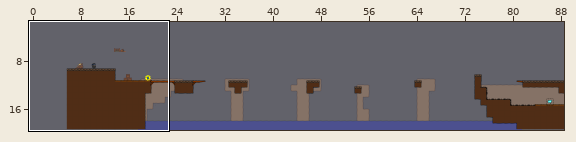
Two versions of a level (Tiled map, raw/levelconverter/maps/l16.tmx). The first picture is a wide view before the edit; the outline marks the close-up.
Close-up. Before the commit:
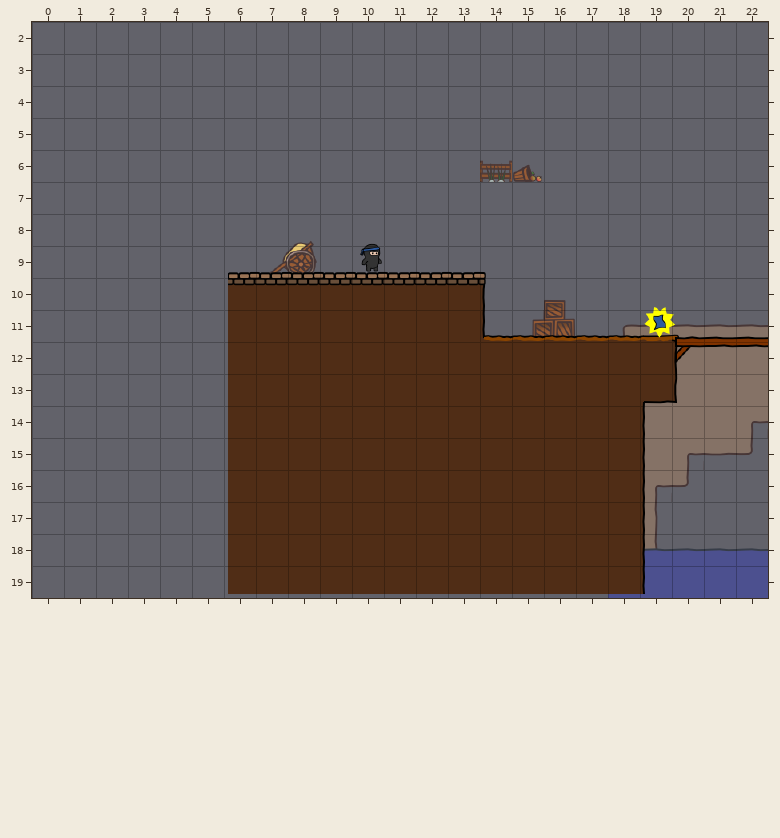
Cells are 40x40 px. Shown: x 0..22, y 2..19. The commit also changed other parts of the map, which this record leaves out. The old version is drawn lined up with the new one.
And afterwards:
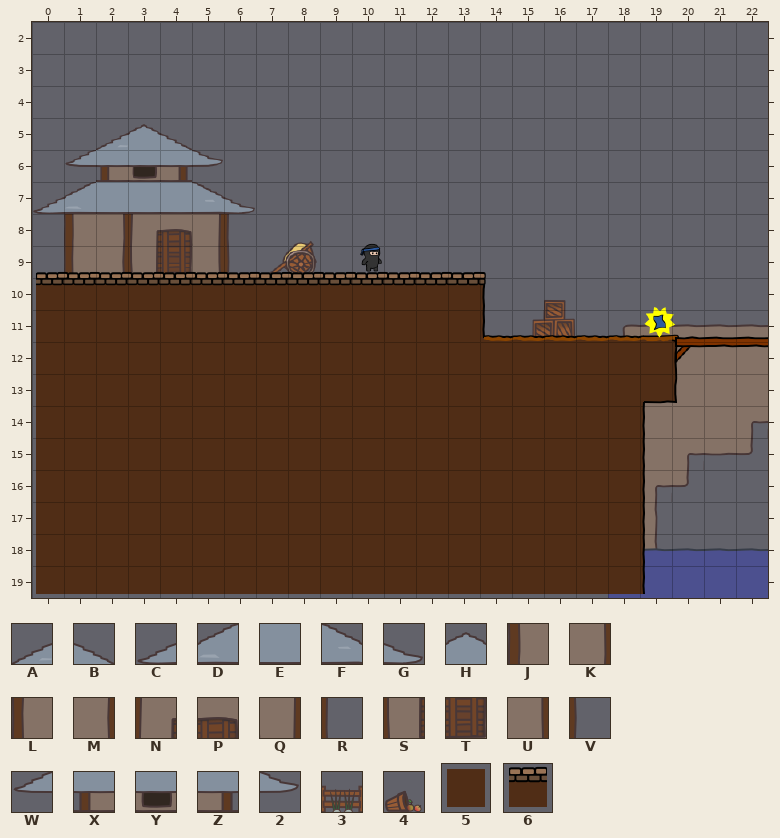
Key: from "background": A 59, B 63, C 67, D 68, E 69, F 70, G 71, H 75, J 83, K 86, L 91, M 94, N 99, P 100, Q 101, R 102, S 107, T 108, U 109, V 110, W 120, X 121, Y 123, Z 125, 2 126, 3 179, 4 180; from "world1": 5 45, 6 69.
_ is an empty cell.
Tiles replaced or removed in this view: 3, 4.
What changed:
Changed rows in their new state; . is an unchanged cell.
map size 83x20 -> 89x20 cells (old content now starts at 6,0; both pictures use the new coordinates)
Layer "bg":
first column x 0:
 5 ..AHB...........
 6 .WXYZ2........__
 7 CDEEEFG.........
 8 .JKNPQR.........
 9 .LMSTUV.........
Layer "walls":
first column x 0:
10 666666
11 555555
12 555555
13 555555
14 555555
15 555555
16 555555
17 555555
18 555555
19 555555
Where, in picture pixels (left, top, right, bottom), the same in both close-ups:
added: (33, 124, 255, 594)
removed: (480, 160, 542, 182)
